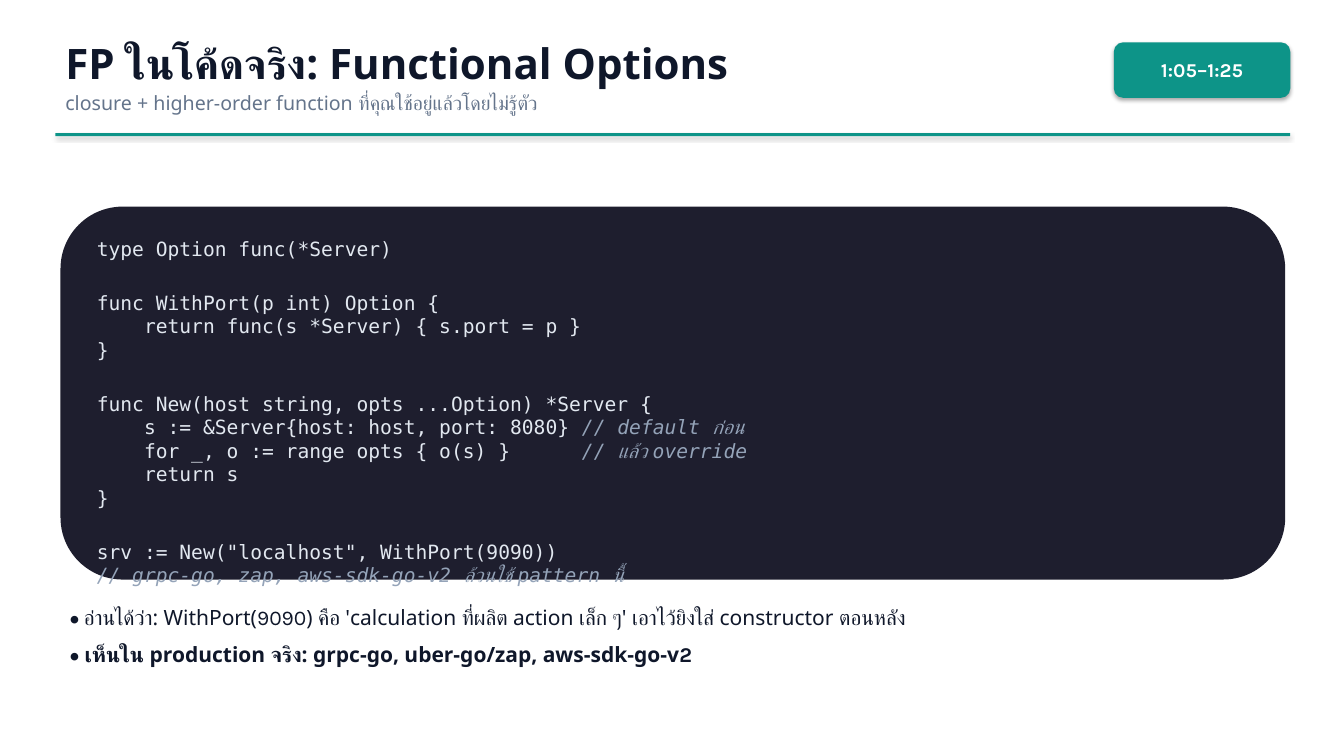
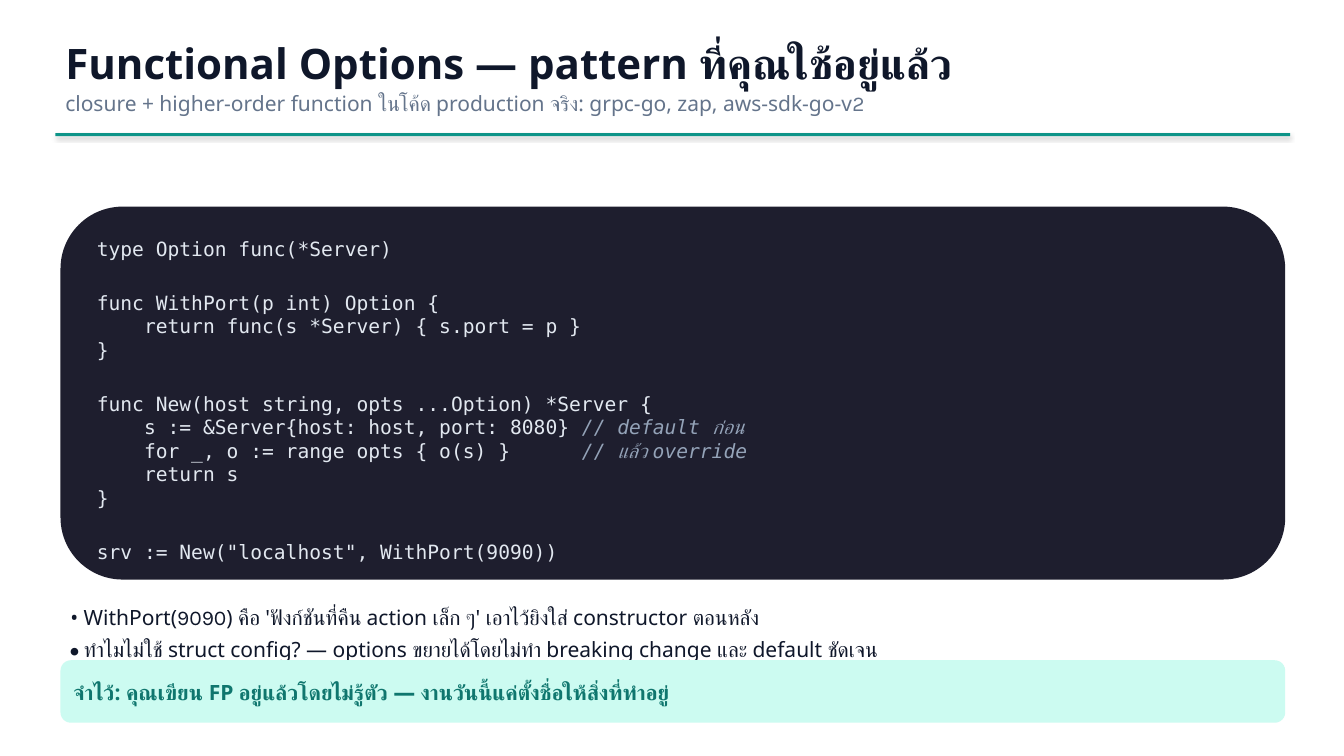
Before and after one commit to iporsut/go-fp, a slide deck: slide 11 of slides/fp-in-go-workshop.pptx (slide 9 before the commit). Drawn at 1344x756 pixels with LibreOffice and Linux fonts; fonts in the diff are those of the drawing. Boxes give left, top, right and bottom in pixels: in the first picture for what was removed or moved away, otherwise in the second. Text is boxed around its words. In the diff, an @@ line names an element or a change of style, - is before the commit and + after.

```diff
--- a/slides/fp-in-go-workshop.pptx
+++ b/slides/fp-in-go-workshop.pptx
@@ text at box(65, 46, 953, 116): text changed; size 14 to 15 pt @@
-FP ในโค้ดจริง: Functional Options
-closure + higher-order function ที่คุณใช้อยู่แล้วโดยไม่รู้ตัว
+Functional Options — pattern ที่คุณใช้อยู่แล้ว
+closure + higher-order function ในโค้ด production จริง: grpc-go, zap, aws-sdk-go-v2
@@ rounded rectangle removed at box(1114, 42, 1291, 98) @@
-1:05–1:25
@@ text in rounded rectangle at box(132, 566, 622, 589): paragraph removed @@
-// grpc-go, zap, aws-sdk-go-v2 ล้วนใช้ pattern นี้
@@ text at box(84, 609, 878, 664): text changed @@
-• อ่านได้ว่า: WithPort(9090) คือ 'calculation ที่ผลิต action เล็ก ๆ' เอาไว้ยิงใส่ constructor ตอนหลัง
-• เห็นใน production จริง: grpc-go, uber-go/zap, aws-sdk-go-v2
+• WithPort(9090) คือ 'ฟังก์ชันที่คืน action เล็ก ๆ' เอาไว้ยิงใส่ constructor ตอนหลัง
+• ทำไมไม่ใช้ struct config? — options ขยายได้โดยไม่ทำ breaking change และ default ชัดเจน
@@ rounded rectangle added at box(60, 660, 1286, 723), fill #CCFBF1, 15 pt, text #0F766E, bold @@
+จำไว้: คุณเขียน FP อยู่แล้วโดยไม่รู้ตัว — งานวันนี้แค่ตั้งชื่อให้สิ่งที่ทำอยู่
```
Also in this commit, not shown: 8 other slides changed, 8 slides added, 5 slides removed, 19 other files.
